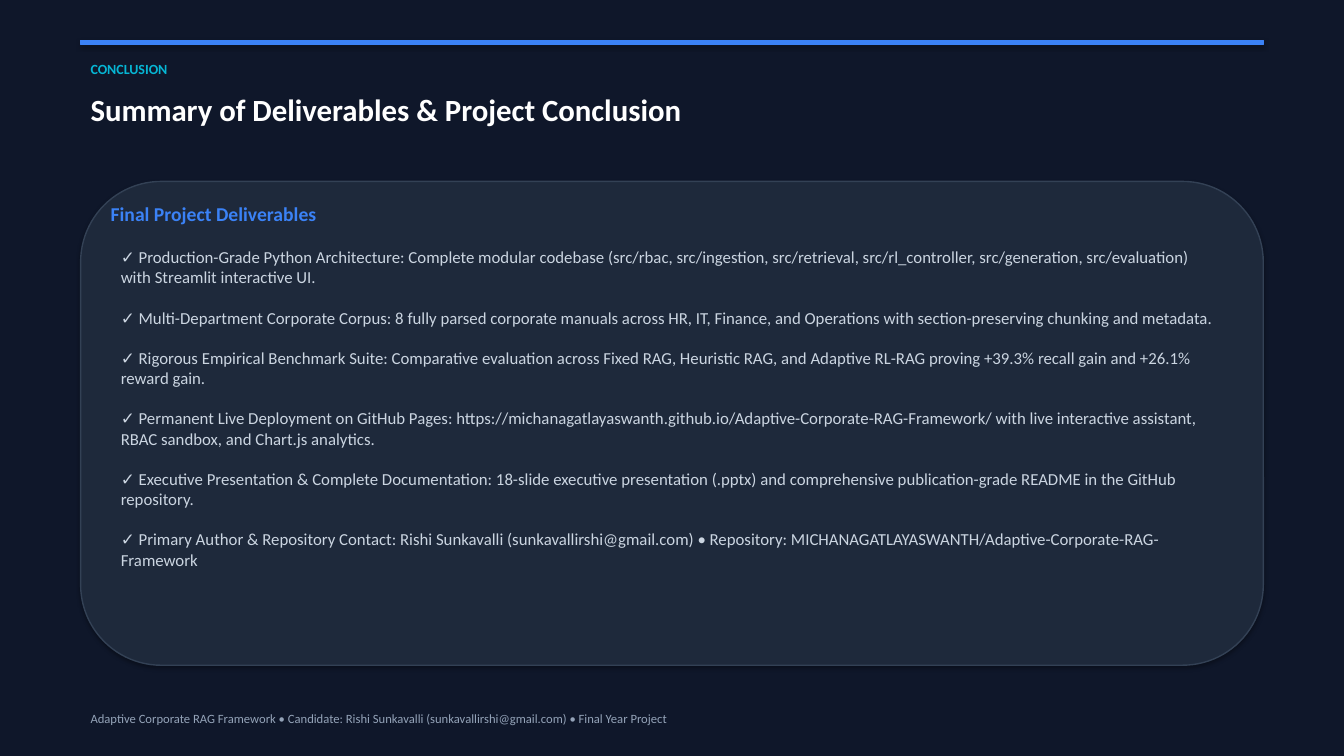
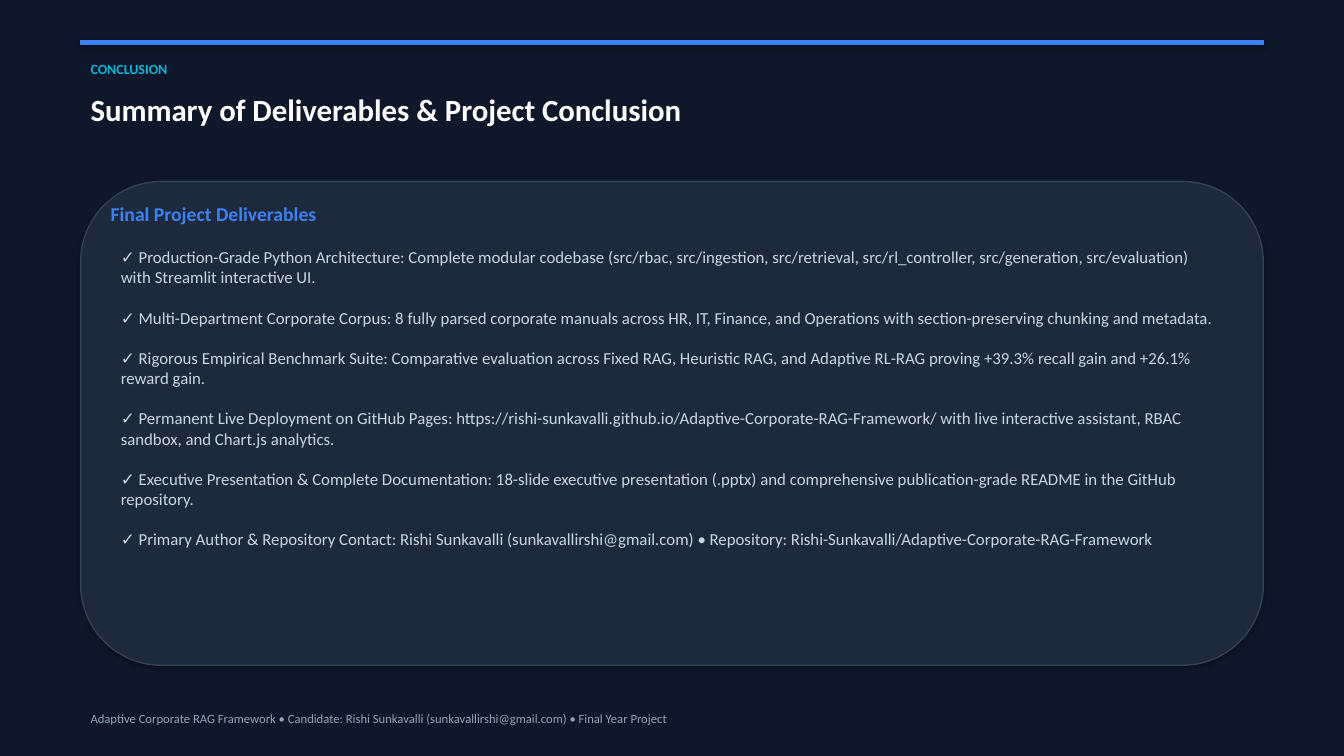
Before and after one commit to Rishi-Sunkavalli/Adaptive-Corporate-RAG-Framework, a slide deck: slide 18 of presentation/Adaptive_Corporate_RAG_Framework_Final_Presentation.pptx. Drawn at 1344x756 pixels with LibreOffice and Linux fonts; fonts in the diff are those of the drawing. Boxes give left, top, right and bottom in pixels: in the first picture for what was removed or moved away, otherwise in the second. Text is boxed around its words. In the diff, an @@ line names an element or a change of style, - is before the commit and + after.

Commit message:
docs: update repository links to Rishi-Sunkavalli and live demo URLs

```diff
--- a/presentation/Adaptive_Corporate_RAG_Framework_Final_Presentation.pptx
+++ b/presentation/Adaptive_Corporate_RAG_Framework_Final_Presentation.pptx
@@ text at box(121, 412, 1182, 448): text changed @@
-✓ Permanent Live Deployment on GitHub Pages: https://michanagatlayaswanth.github.io/Adaptive-Corporate-RAG-Framework/ with live interactive assistant, RBAC sandbox, and Chart.js analytics.
+✓ Permanent Live Deployment on GitHub Pages: https://rishi-sunkavalli.github.io/Adaptive-Corporate-RAG-Framework/ with live interactive assistant, RBAC sandbox, and Chart.js analytics.
@@ text at box(139, 533, 1152, 548): text changed @@
-✓ Primary Author & Repository Contact: Rishi Sunkavalli (sunkavallirshi@gmail.com) • Repository: MICHANAGATLAYASWANTH/Adaptive-Corporate-RAG-Framework
+✓ Primary Author & Repository Contact: Rishi Sunkavalli (sunkavallirshi@gmail.com) • Repository: Rishi-Sunkavalli/Adaptive-Corporate-RAG-Framework
```
Also in this commit, not shown: 1 other slide changed, 5 other files.
